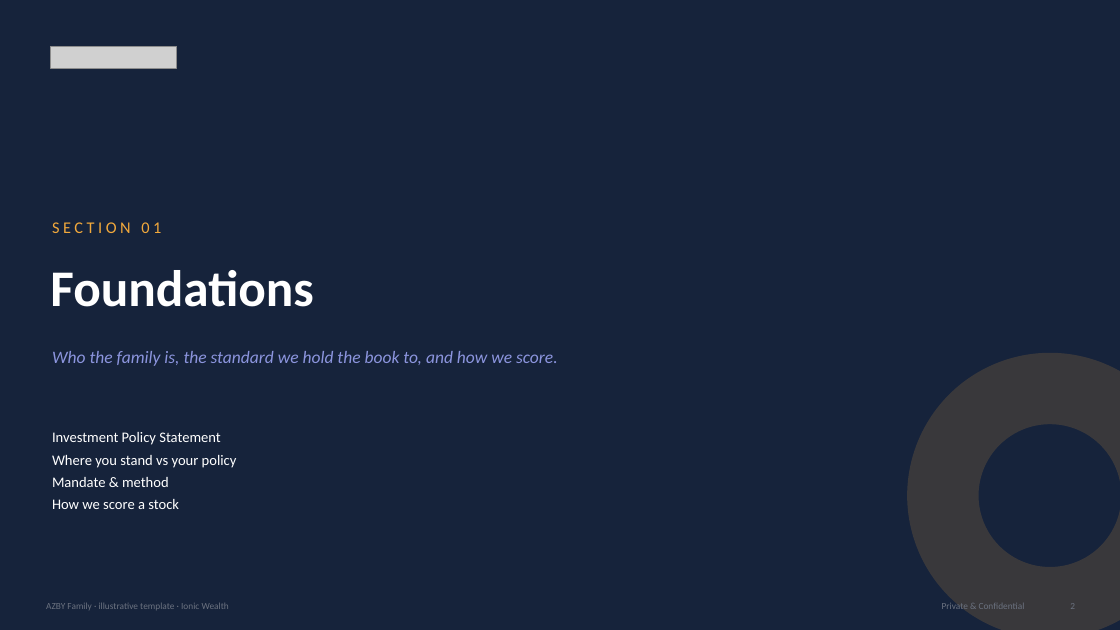
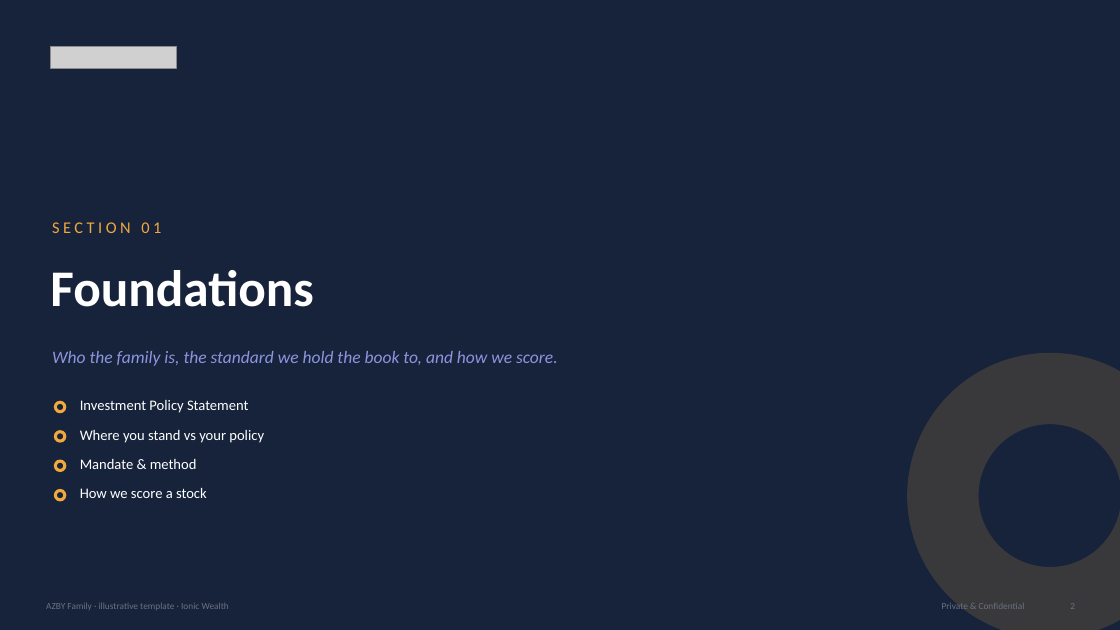
Before and after one commit to shreyas1gupta-wq/claude-demo, a slide deck: slide 3 of template/AZBY_Portfolio_Review_Template.pptx. Drawn at 1120x630 pixels with LibreOffice and Linux fonts; fonts in the diff are those of the drawing; grey boxes stand for pictures. Boxes give left, top, right and bottom in pixels: in the first picture for what was removed or moved away, otherwise in the second. Text is boxed around its words. In the diff, an @@ line names an element or a change of style, - is before the commit and + after.

```diff
--- a/template/AZBY_Portfolio_Review_Template.pptx
+++ b/template/AZBY_Portfolio_Review_Template.pptx
@@ donut added at (54, 401, 66, 413), fill #F2A93C @@
@@ text added at (80, 400, 248, 413), 12.5 pt, text #FFFFFF @@
+Investment Policy Statement
@@ text at (52, 432, 220, 445): paragraph removed @@
-Investment Policy Statement
@@ donut added at (54, 430, 66, 443), fill #F2A93C @@
@@ text "Where you stand vs your ...": place and size @@
-text "Where you stand vs your ..." at (52, 432, 237, 509)
+text "Where you stand vs your ..." at (80, 430, 264, 443)
@@ text "Where you stand vs your ..." at (80, 430, 264, 443): less space between paragraphs @@
@@ text at (52, 477, 179, 509): paragraphs removed @@
-Mandate & method
-How we score a stock
@@ donut added at (54, 460, 66, 472), fill #F2A93C @@
@@ text added at (80, 459, 197, 469), 12.5 pt, text #FFFFFF @@
+Mandate & method
@@ donut added at (54, 489, 66, 502), fill #F2A93C @@
@@ text added at (80, 488, 207, 498), 12.5 pt, text #FFFFFF @@
+How we score a stock
```
Also in this commit, not shown: 37 other slides changed, 7 slides added, 11 other files.
